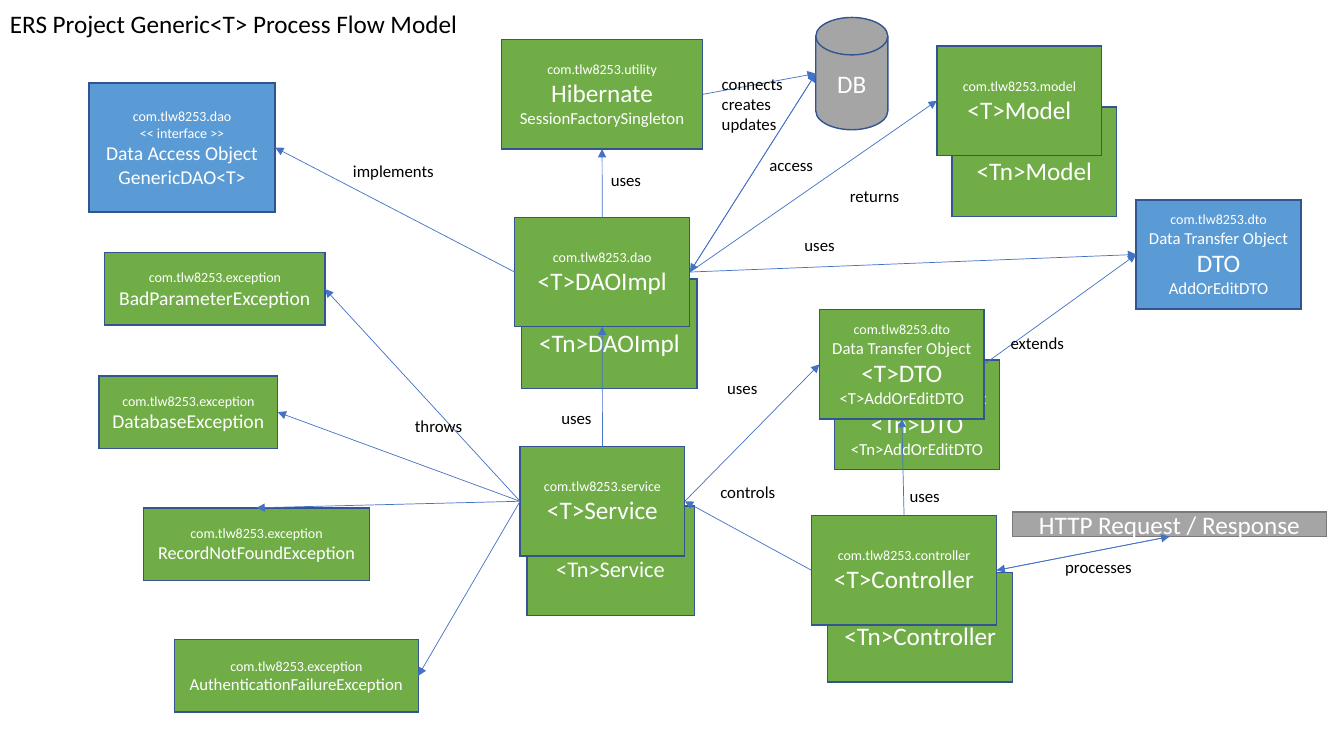
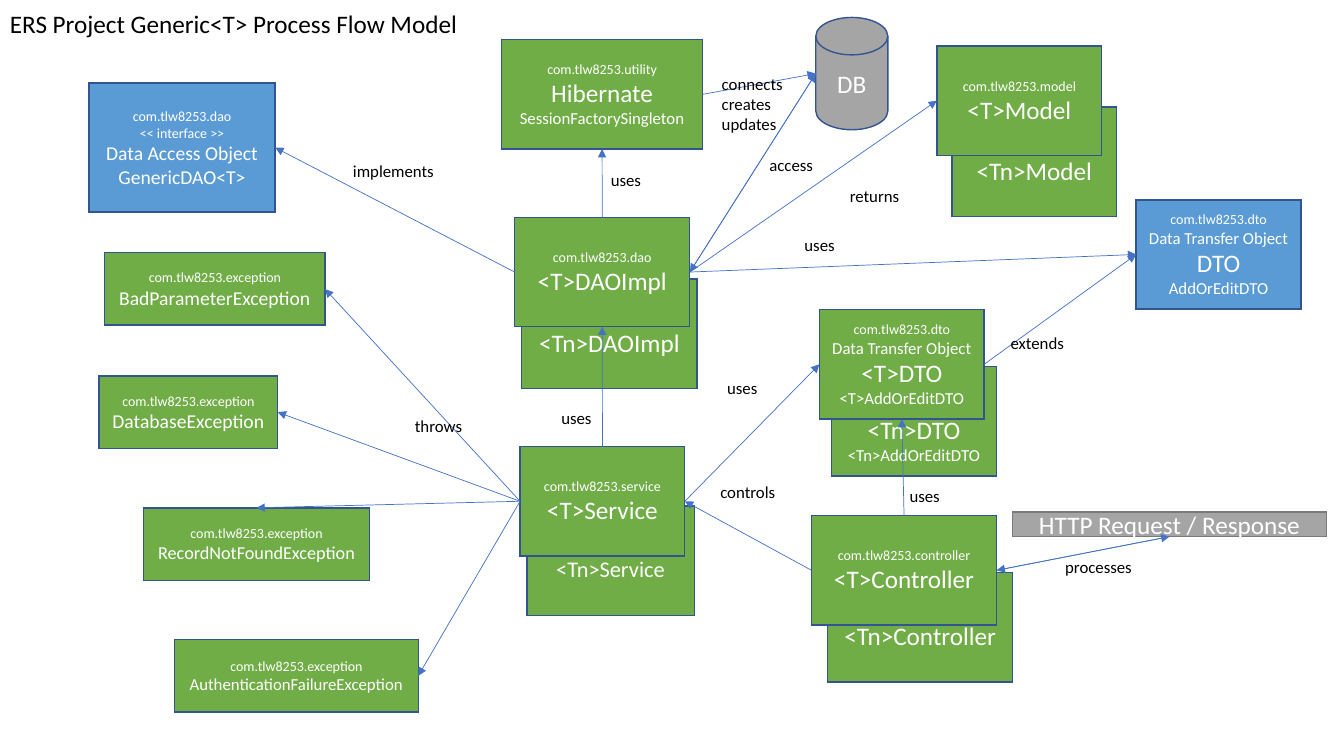
Before and after one commit to tlw8253/Expense-Reimbursement-System, a slide deck: slide 3 of docs/ERS.pptx. Drawn at 1344x756 pixels with LibreOffice and Linux fonts; fonts in the diff are those of the drawing. Boxes give left, top, right and bottom in pixels: in the first picture for what was removed or moved away, otherwise in the second. Text is boxed around its words. In the diff, an @@ line names an element or a change of style, - is before the commit and + after.

```diff
--- a/docs/ERS.pptx
+++ b/docs/ERS.pptx
@@ rectangle "com.tlw8253.dto": place and size @@
-rectangle "com.tlw8253.dto" at box(835, 360, 999, 469)
+rectangle "com.tlw8253.dto" at box(832, 367, 996, 476)
```
Also in this commit, not shown: 3 other slides changed, 12 other files.
